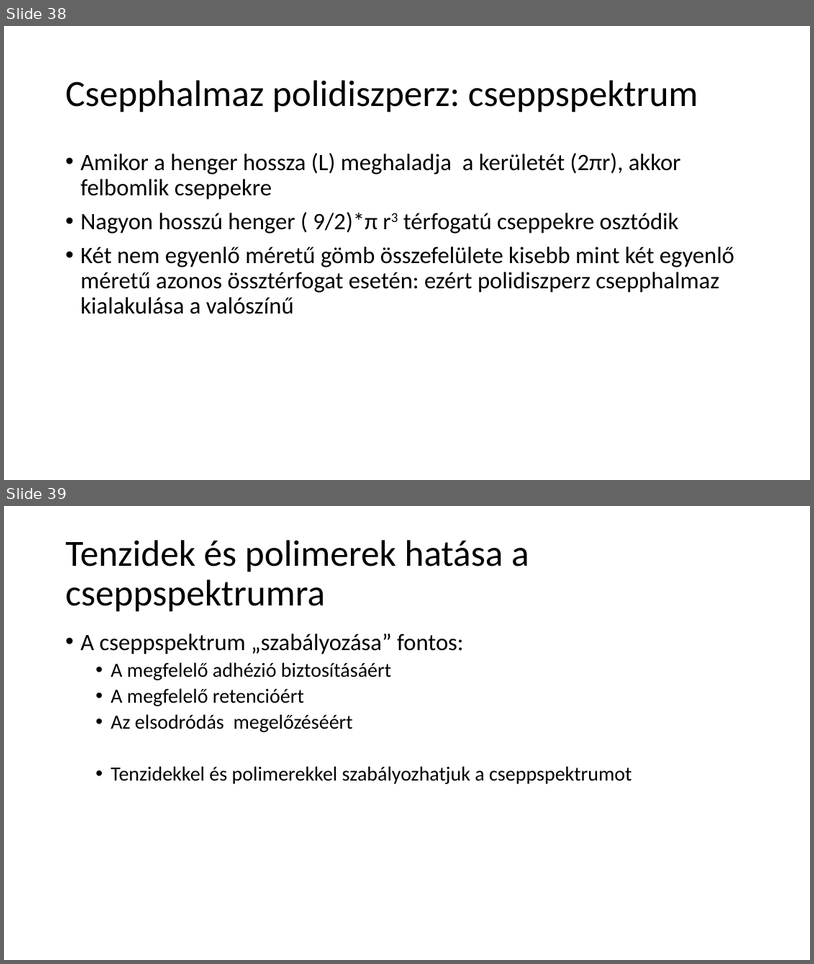
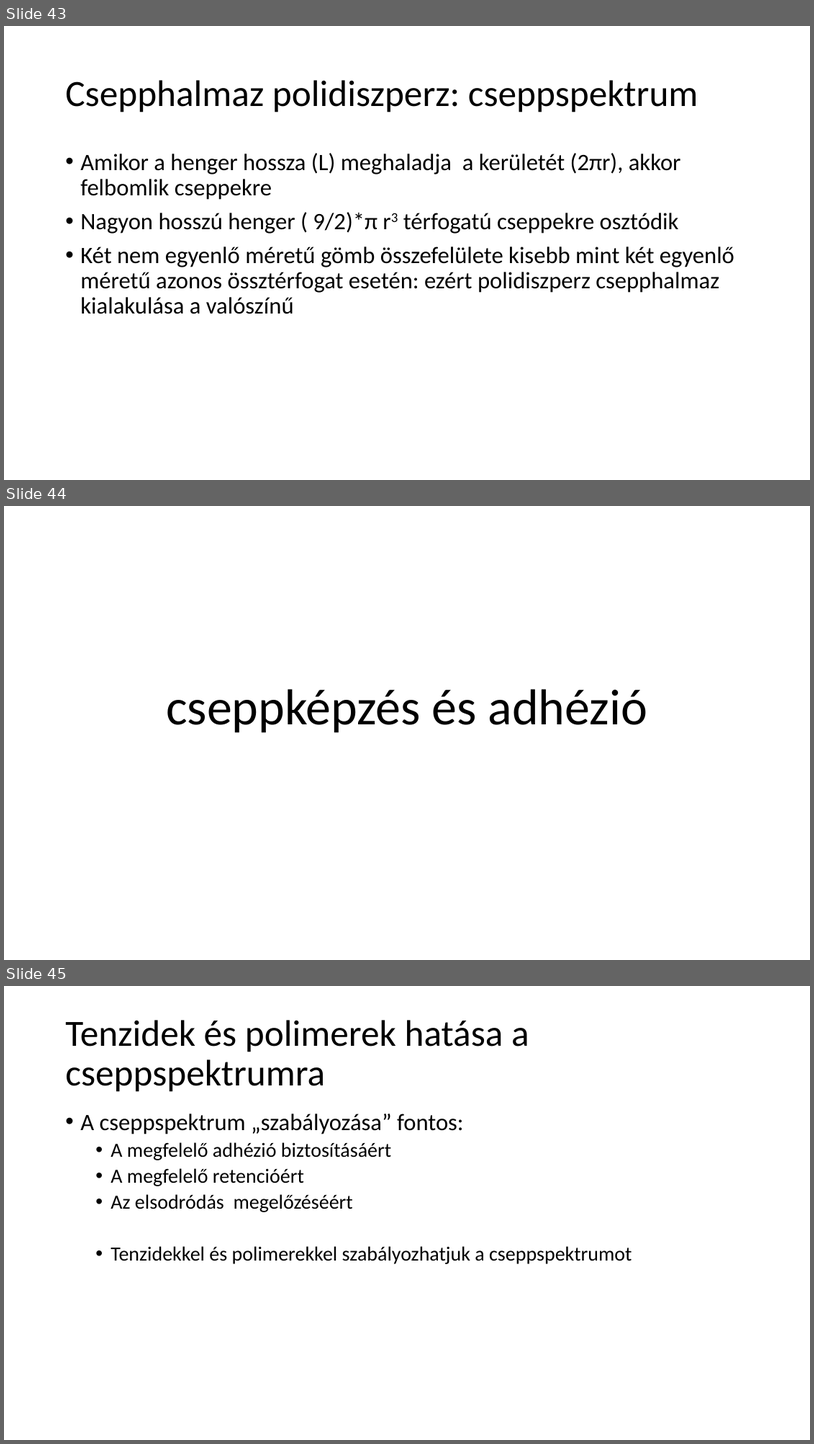
Before and after one commit to LilianaBohus/chemistry-presenations, a slide deck: adjuvants.pptx. Shown one above the other, each under a label of ours: slides 38 and 39 before the commit, slides 43, 44 and 45 after it. The pictures are 814x964 and 814x1444 pixels, drawn with LibreOffice and Linux fonts; fonts in the diff are those of the drawing. Boxes give left, top, right and bottom in pixels: in the first picture for what was removed or moved away, otherwise in the second. Text is boxed around its words. In the diff, an @@ line names an element or a change of style, - is before the commit and + after.

```diff
--- a/adjuvants.pptx
+++ b/adjuvants.pptx
@@ slide 44 added at box(4, 506, 810, 960), background #FFFFFF @@
@@ title added at box(166, 689, 648, 733), 60 pt, text #000000 @@
+cseppképzés és adhézió
@@ what was slide 38 is now slide 43 @@
@@ what was slide 39 is now slide 45 @@
```
Also in this commit, not shown: 1 slide changed, 6 other slides added.
